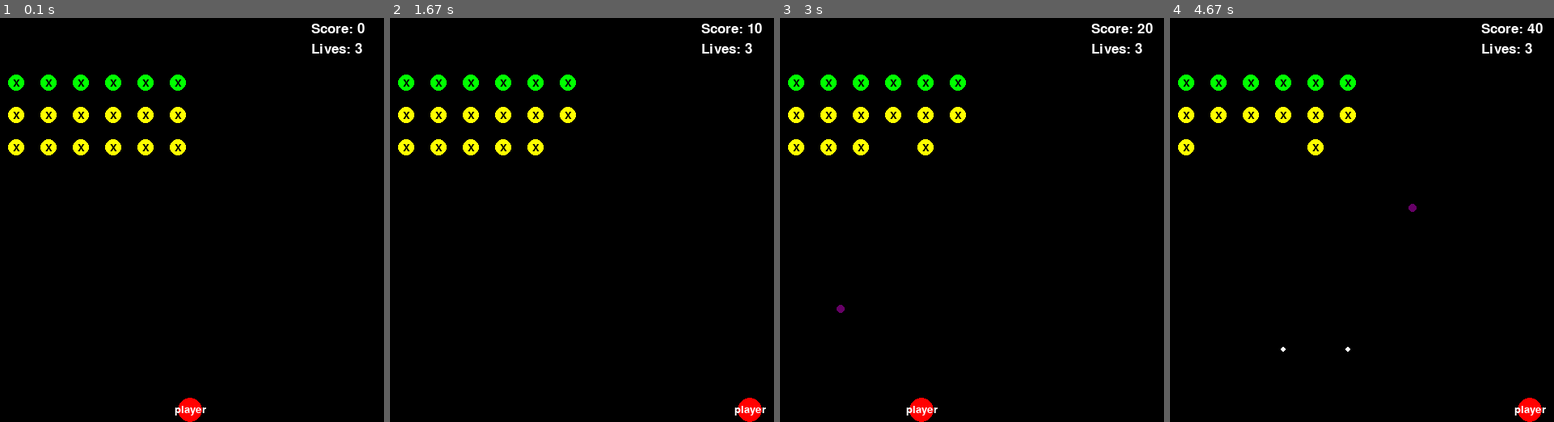
Above: before the commit, frames 1-4 (left to right).
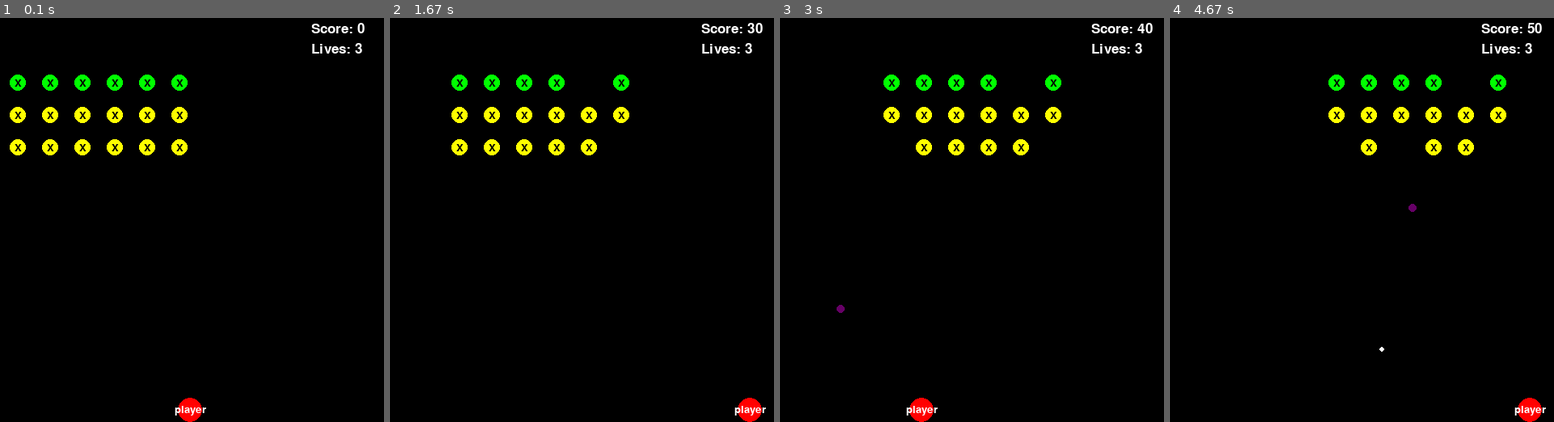
Above: after the commit, the same moments.

Repository: Timhobson-source/space-invaders-pygame
Game: pygame game, started from main.py
Two runs of this game, one before a commit and one after it. Both use one fixed random seed, a clock stepped at 60 frames per second and the inputs below.
Inputs:
- Up to frame 1 (0.1 s): no input
- Up to frame 2 (1.67 s): tap Space at 0.33, 0.73, 1.03, 1.23, 1.53 s; hold Right 0.67-1.13 s; hold Right 1.17-1.63 s
- Up to frame 3 (3 s): hold Left 1.67-2.2 s; tap Space at 1.73, 2.03, 2.3, 2.73 s; hold Left 2.23-2.63 s; hold Right from 2.67 s (still down)
- Up to frame 4 (4.67 s): tap Space at 3.03, 3.4, 3.7, 3.9, 4.2, 4.4 s; release Right at 3.3 s; hold Left 3.33-3.8 s; hold Right 3.83-4.3 s; hold Right from 4.33 s (still down)

The runs differ from the first frame. In frame 1, 1.1% of the frame differs, in the area x 2-49%, y 14-34%; in frame 2, 3.5%, in the area x 2-98%, y 1-34%; in frame 3, 2.5%; in frame 4, 3.4%.

Commit message:
add movement

Diff:
--- a/config/conf.yaml
+++ b/config/conf.yaml
@@ -15,7 +15,7 @@
   standard_point_value: 10
   shooter_point_value: 20
   shooting_frequency: 0.2
-  speed: 5
+  speed: 2
   radius: 10
   bullet:
     speed: 10
--- a/src/helpers.py
+++ b/src/helpers.py
@@ -1,3 +1,4 @@
+
 
 def clip_value(value, min, max):
     if value < min:
@@ -30,3 +31,13 @@
                 screen_handler.create_shooting_enemy(x, y, vel, r)
             else:
                 screen_handler.create_standard_enemy(x, y, vel, r)
+
+
+# @lru_cache(maxsize=10)
+def get_lead_enemy(direction, enemies):
+    if direction > 0:
+        max_x = max([e.x for e in enemies])
+        return [e for e in enemies if e.x == max_x][0]
+    elif direction < 0:
+        min_x = min([e.x for e in enemies])
+        return [e for e in enemies if e.x == min_x][0]
--- a/src/screen_objects.py
+++ b/src/screen_objects.py
@@ -5,7 +5,7 @@
 import pygame
 
 from config import get_config
-from src.helpers import clip_value
+from src.helpers import clip_value, get_lead_enemy
 
 config = get_config()
 
@@ -53,6 +53,12 @@
 
     def __eq__(self, obj):
         return super().__eq__(obj) and (obj.id == self.id)
+
+    # def __le__(self, obj):
+    #     return super().__le__(obj) and (obj.id <= self.id)
+
+    # def __ge__(self, obj):
+    #     return super().__le__(obj) and (obj.id >= self.id)
 
     @abstractmethod
     def update_state(self, screen_handler):
@@ -138,7 +144,32 @@
 
 class Enemy(Character):
     """Trivial class for all enemies to inherit from."""
-    pass
+
+    def __init__(self, x: int, y: int, vel: int, radius: int, window: pygame.Surface, id: int):
+        self.direction = 1
+        self.lead_enemy = None
+        super().__init__(x, y, vel, radius, window, id)
+
+    def update_state(self, screen_handler):
+        enemies = [
+            e for e in screen_handler.screen_objects if isinstance(e, Enemy)
+        ]
+        enemies = sorted(enemies, key=lambda x: x.id)
+        lead_enemy = get_lead_enemy(self.direction, enemies)
+        del enemies  # avoid memory leak
+
+        max_x = screen_handler.screen.get_width(
+        ) - config['window']['right_horizontal_buffer'] - lead_enemy.radius
+        min_x = config['window']['left_horizontal_buffer'] + lead_enemy.radius
+
+        if self.direction > 0 and lead_enemy.x > max_x:
+            self.direction = -1  # switch direction
+            self.y += 4 * self.vel  # move downwards
+        elif self.direction < 0 and lead_enemy.x < min_x:
+            self.direction = 1  # switch direction
+            self.y += 4 * self.vel  # move downwards
+
+        self.x += self.direction * self.vel
 
 
 class StandardEnemy(Enemy):
@@ -148,9 +179,6 @@
     label_rgb: tuple = BLACK
     point_value = config['enemy']['standard_point_value']
 
-    def update_state(self, screen_handler):
-        pass
-
 
 class ShootingEnemy(Enemy):
 
@@ -165,6 +193,7 @@
         super().__init__(x, y, vel, radius, window, id)
 
     def update_state(self, screen_handler):
+        super().update_state(screen_handler)
         cur_time = time.time()
         if cur_time - self.last_bullet_time > ENEMY_SHOOTING_RECOIL_TIME:
             if random.random() < self.shooting_freq:
